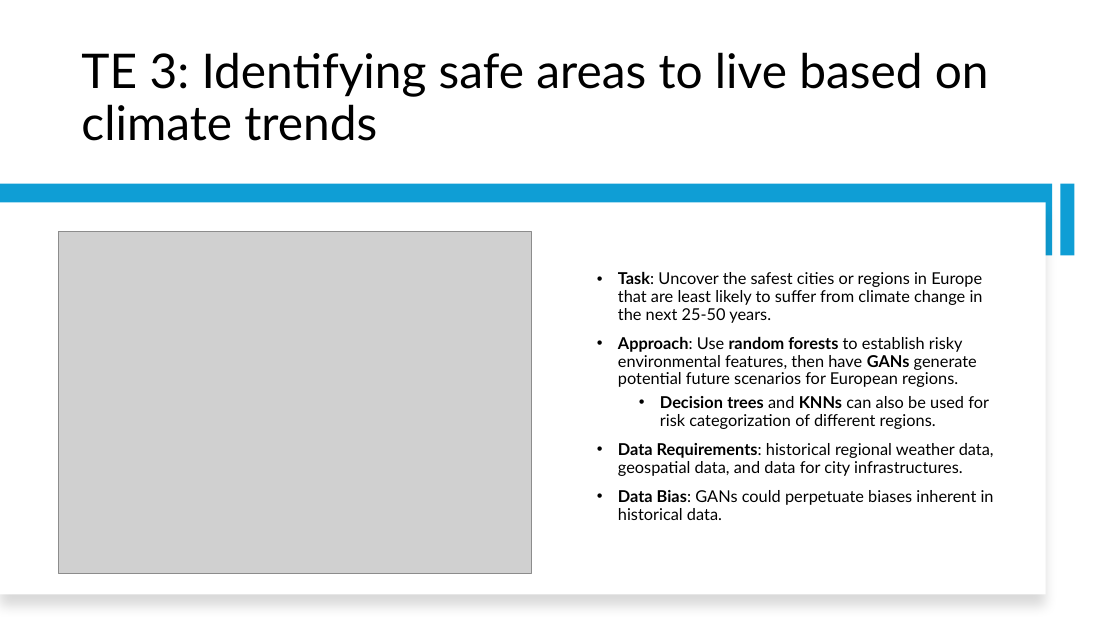
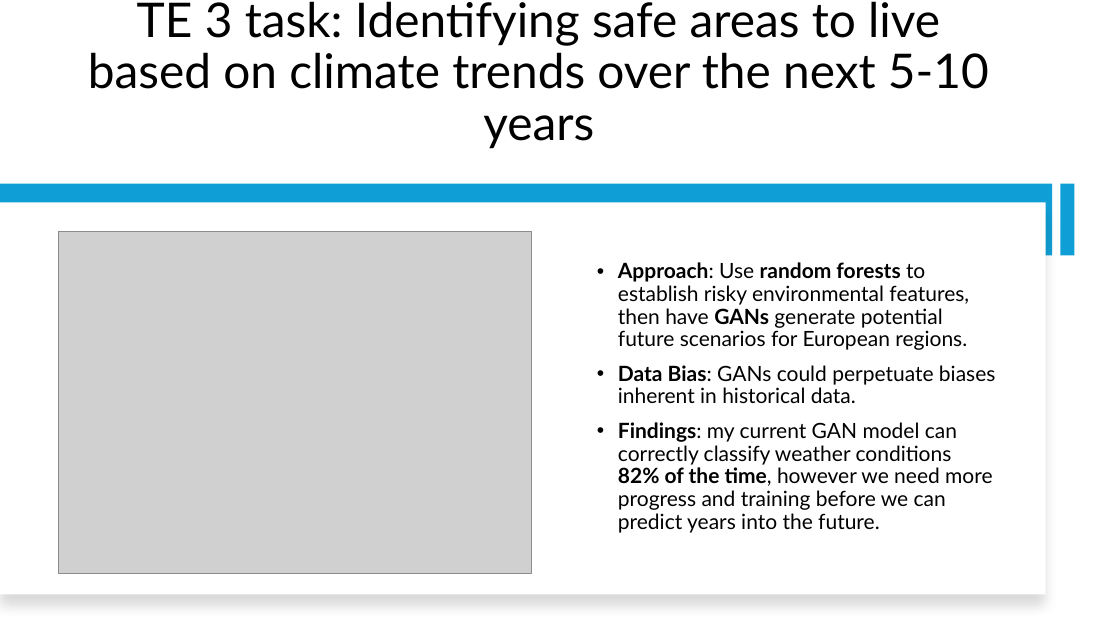
Before and after one commit to john-phil/ClimateWins-Unsupervised-ML, a slide deck: slide 11 of Project Overview/ClimateWins Final Presentation.pptx. Drawn at 1120x630 pixels with LibreOffice and Linux fonts; fonts in the diff are those of the drawing; grey boxes stand for pictures. Boxes give left, top, right and bottom in pixels: in the first picture for what was removed or moved away, otherwise in the second. Text is boxed around its words. In the diff, an @@ line names an element or a change of style, - is before the commit and + after.

```diff
--- a/Project Overview/ClimateWins Final Presentation.pptx
+++ b/Project Overview/ClimateWins Final Presentation.pptx
@@ title at (x1=88, y1=1, x2=989, y2=149): text changed @@
-TE 3: Identifying safe areas to live based on climate trends
+TE 3 task: Identifying safe areas to live based on climate trends over the next 5-10 years
@@ text at (x1=618, y1=262, x2=995, y2=403): size 14 to 18 pt in "Approach: Use random forests to establish risky ...", "Data Bias: GANs could perpetuate biases inherent ..." @@
@@ text at (x1=618, y1=272, x2=983, y2=323): paragraph removed @@
-• Task: Uncover the safest cities or regions in Europe that are least likely to suffer from climate change in the next 25-50 years.
@@ text at (x1=618, y1=396, x2=994, y2=476): paragraphs removed @@
-  • Decision trees and KNNs can also be used for risk categorization of different regions.
-• Data Requirements: historical regional weather data, geospatial data, and data for city infrastructures.
@@ text at (x1=618, y1=422, x2=993, y2=533): paragraph added @@
+• Findings: my current GAN model can correctly classify weather conditions 82% of the time, however we need more progress and training before we can predict years into the future.
```
Also in this commit, not shown: 7 other slides changed, 1 slide added, 2 slides removed.
